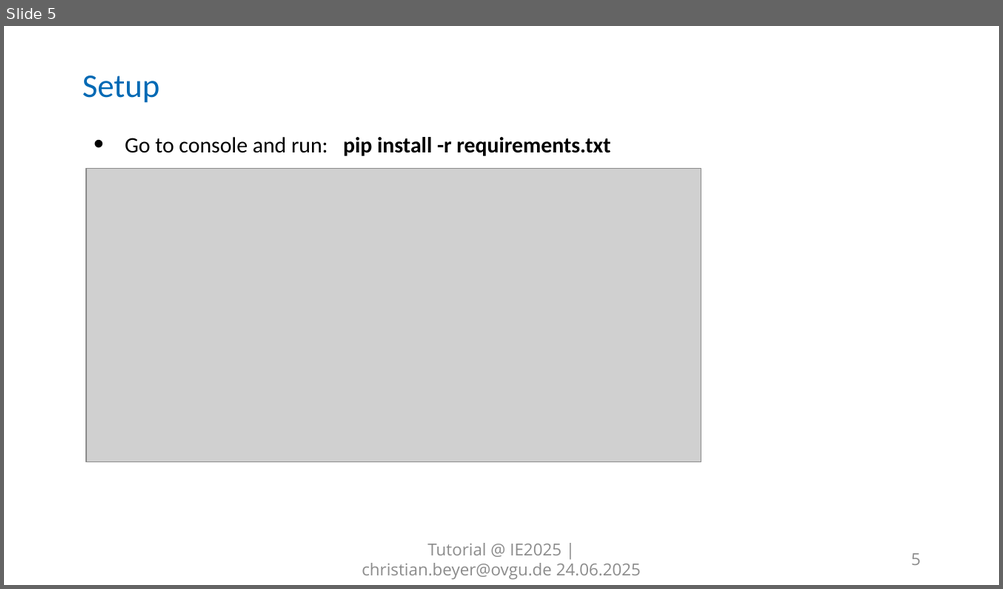
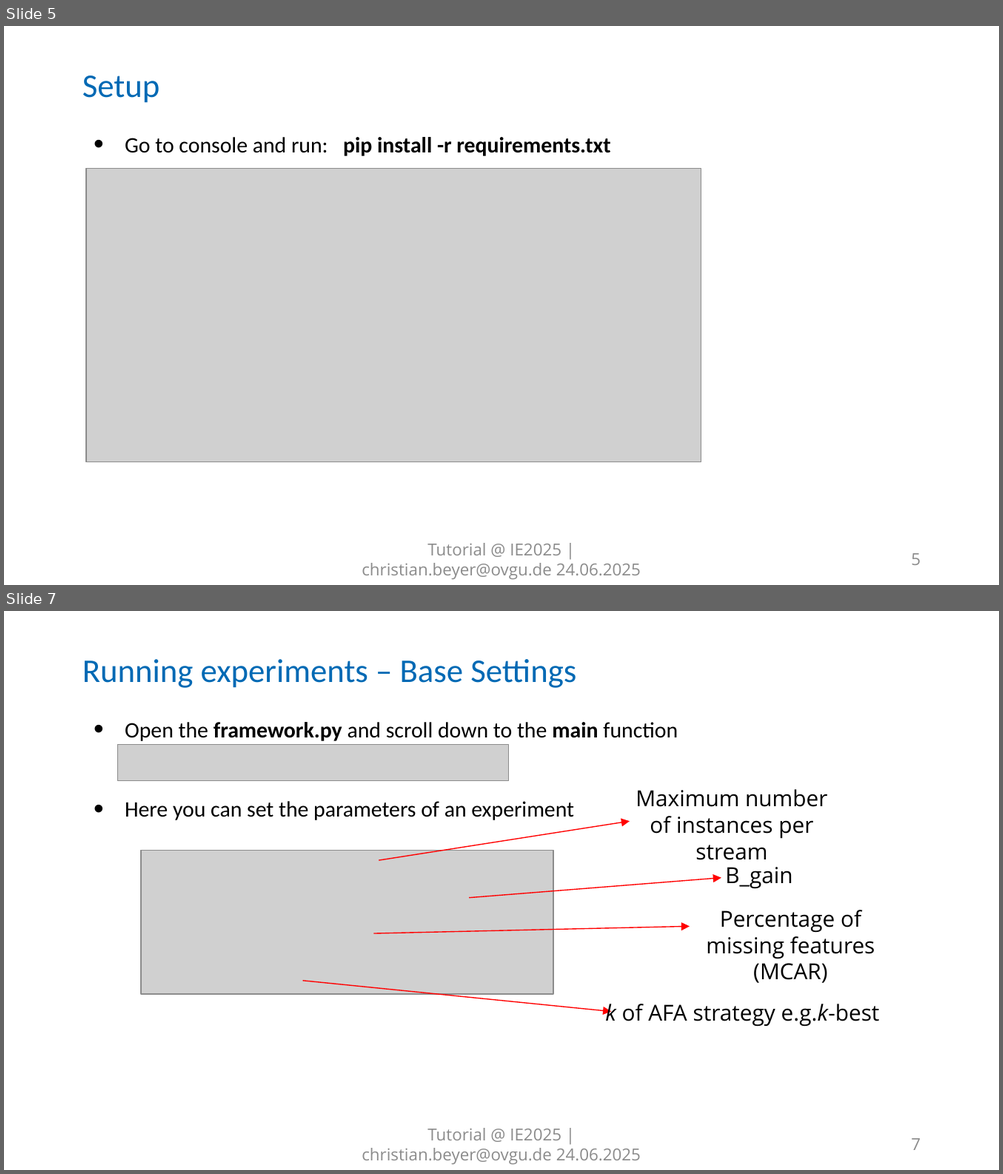
Before and after one commit to cbeyer-code/AFA_Workshop_IE2025, a slide deck: Framework 101.pptx. Shown one above the other, each under a label of ours: slide 5 before the commit, slides 5 and 7 after it; the slides between them are not shown. The pictures are 1003x589 and 1003x1174 pixels, drawn with LibreOffice and Linux fonts; fonts in the diff are those of the drawing; grey boxes stand for pictures; background and template pictures are left out. Boxes give left, top, right and bottom in pixels: in the first picture for what was removed or moved away, otherwise in the second. Text is boxed around its words. In the diff, an @@ line names an element or a change of style, - is before the commit and + after.

```diff
--- a/Framework 101.pptx
+++ b/Framework 101.pptx
@@ slide 7 added at <box>4,611,999,1170</box>, background #FFFFFF; not listed: 8 template elements that a slide beside it also shows @@
@@ title added at <box>82,659,576,688</box>, 24 pt, text #0069B4 @@
+Running experiments – Base Settings
@@ text added at <box>125,722,677,820</box>, 16 pt, text #000000 @@
+• Open the framework.py and scroll down to the main function
+• Here you can set the parameters of an experiment
@@ picture added at <box>117,744,508,781</box> @@
@@ text added at <box>635,789,827,860</box>, 16 pt, text #000000 @@
+Maximum number of instances per stream
@@ arrow added from (379, 860) to (629, 821), #FF0000 0.75 pt @@
@@ picture added at <box>141,851,554,995</box> @@
@@ text added at <box>725,867,792,889</box>, 16 pt, text #000000 @@
+B_gain
@@ arrow added from (469, 897) to (721, 877), #FF0000 0.75 pt @@
@@ text added at <box>706,910,875,983</box>, 16 pt, text #000000 @@
+Percentage of missing features (MCAR)
@@ arrow added from (374, 933) to (689, 926), #FF0000 0.75 pt @@
@@ arrow added from (302, 981) to (611, 1012), #FF0000 0.75 pt @@
@@ text added at <box>605,1004,879,1027</box>, 16 pt, text #000000 @@
+k of AFA strategy e.g.k-best
@@ text added at <box>361,1128,640,1165</box>, 12 pt, text #8C8C8C @@
+Tutorial @ IE2025 | christian.beyer@ovgu.de 24.06.2025
@@ page number added at <box>910,1139,920,1150</box>, 12 pt, text #8C8C8C @@
+7
```
Also in this commit, not shown: 1 slide changed, 12 other slides added.
